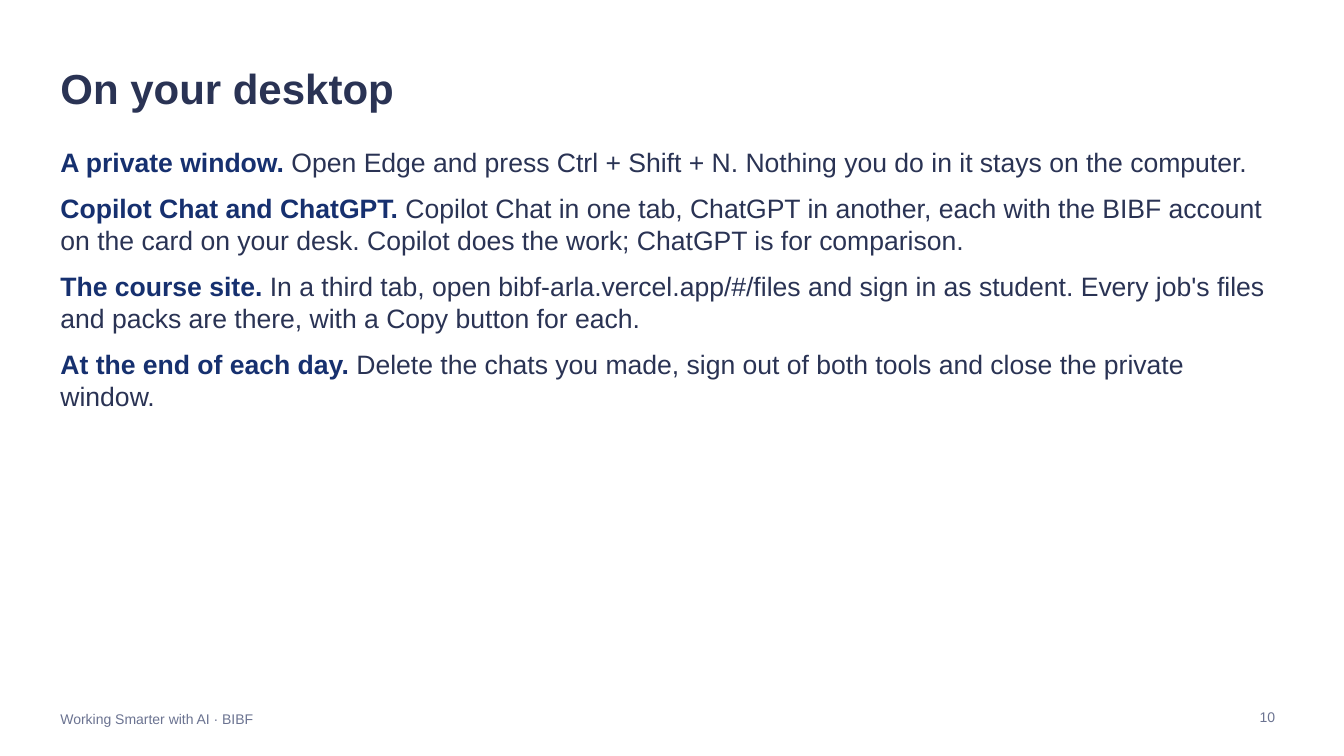
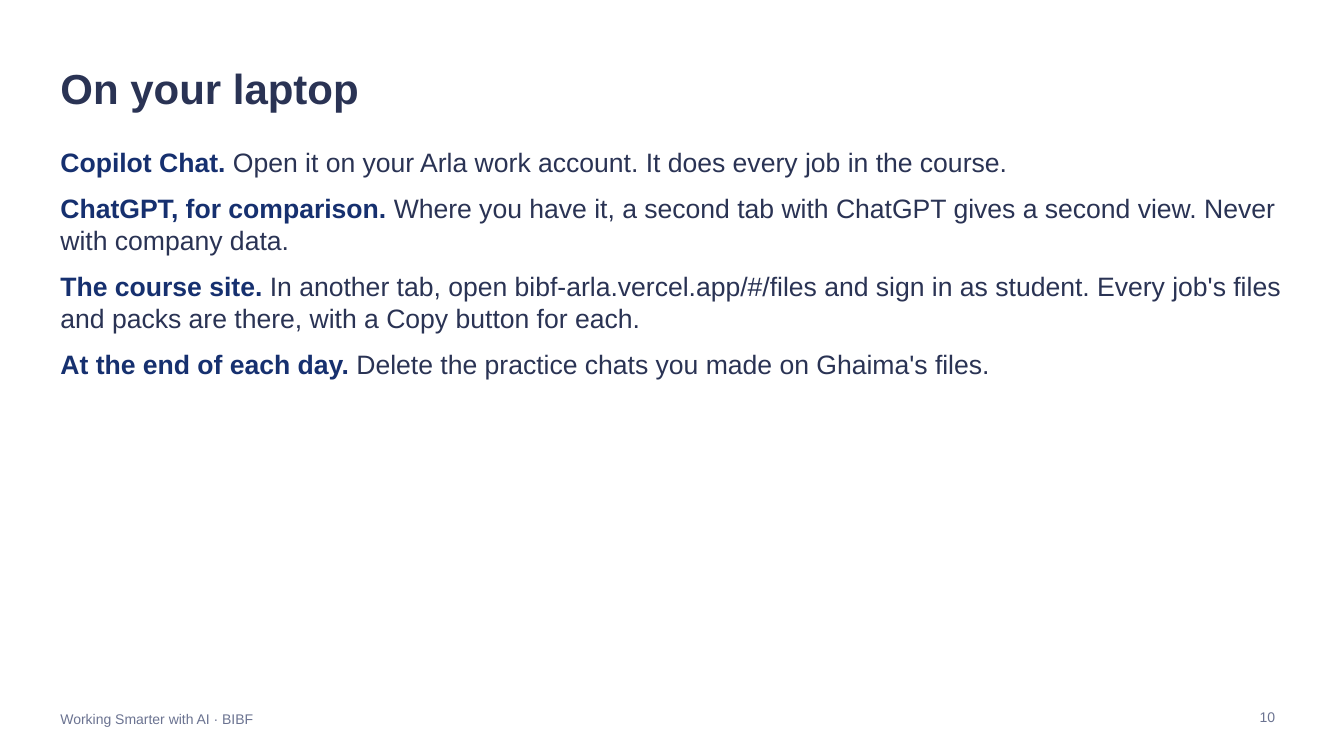
Before and after one commit to Iced377/bibf-arla, a slide deck: slide 10 of outputs/BIBF-Arla-Facilitator.pptx. Drawn at 1344x756 pixels with LibreOffice and Linux fonts; fonts in the diff are those of the drawing. Boxes give left, top, right and bottom in pixels: in the first picture for what was removed or moved away, otherwise in the second. Text is boxed around its words. In the diff, an @@ line names an element or a change of style, - is before the commit and + after.

```diff
--- a/outputs/BIBF-Arla-Facilitator.pptx
+++ b/outputs/BIBF-Arla-Facilitator.pptx
@@ title at (60, 73, 359, 112): text changed @@
-On your desktop
+On your laptop
@@ text at (60, 152, 1280, 379): text changed @@
-• A private window. Open Edge and press Ctrl + Shift + N. Nothing you do in it stays on the computer.
-• Copilot Chat and ChatGPT. Copilot Chat in one tab, ChatGPT in another, each with the BIBF account on the card on your desk. Copilot does the work; ChatGPT is for comparison.
-• The course site. In a third tab, open bibf-arla.vercel.app/#/files and sign in as student. Every job's files and packs are there, with a Copy button for each.
-• At the end of each day. Delete the chats you made, sign out of both tools and close the private window.
+• Copilot Chat. Open it on your Arla work account. It does every job in the course.
+• ChatGPT, for comparison. Where you have it, a second tab with ChatGPT gives a second view. Never with company data.
+• The course site. In another tab, open bibf-arla.vercel.app/#/files and sign in as student. Every job's files and packs are there, with a Copy button for each.
+• At the end of each day. Delete the practice chats you made on Ghaima's files.
```
Also in this commit, not shown: 3 other slides changed, 6 other files.
